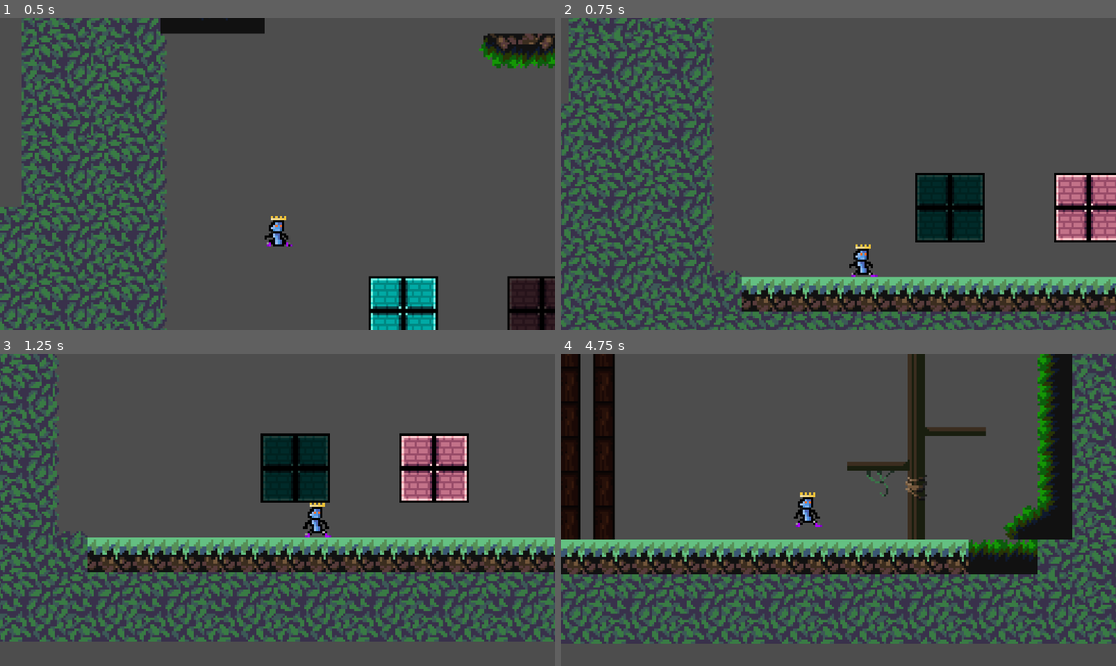
Above: before the commit, frames 1-4 (two rows, left to right).
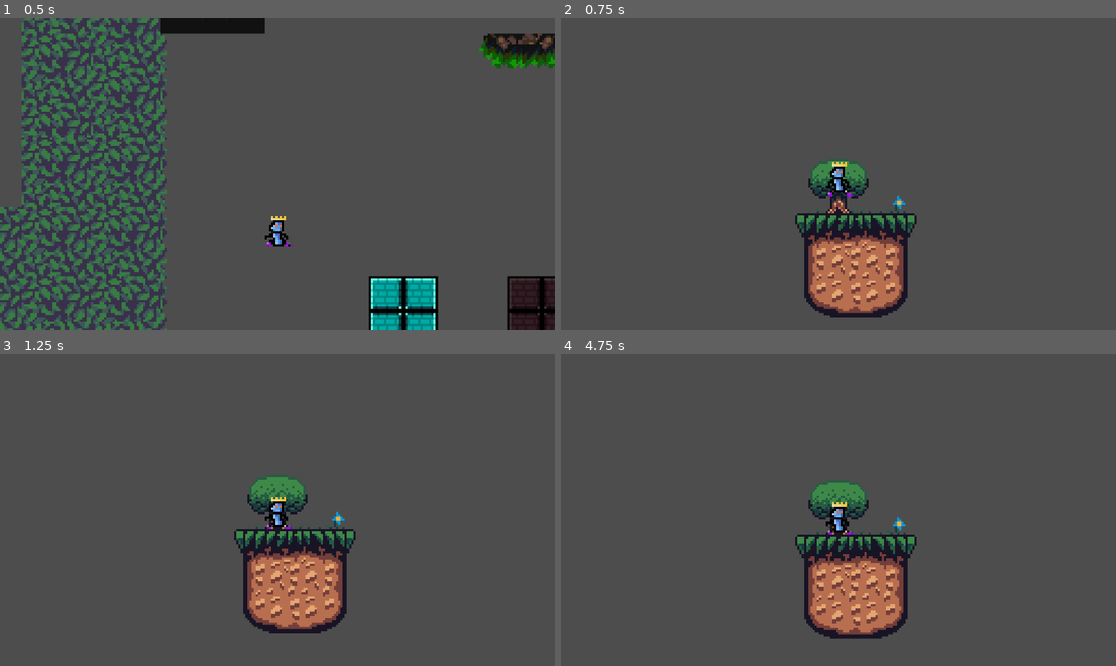
Above: after the commit, the same moments.

Repository: Sylvvs/PlatformerRhythmMaybe
Game: Godot game, scene res://Scenes/Logic/scene_handler.tscn
The game is run twice, just before and just after one commit, with the same random seed, the same clock (stepped at 60 frames per second) and the same inputs. Before the commit the project starts from res://Scenes/Levels/MossyCave.tscn.
Inputs:
- Up to frame 1 (0.5 s): no input
- Up to frame 2 (0.75 s): tap Enter (ui_accept) at 0.5, 0.6 s; hold Right (walk_right) from 0.53 s (still down)
- Up to frame 3 (1.25 s): keep holding Right (walk_right); tap C (jump) at 0.77 s
- Up to frame 4 (4.75 s): tap X (dash) at 1.35, 3.6 s; tap C (jump) at 1.52, 3.02, 3.77, 4.52 s; tap Enter (ui_accept) at 1.55, 2.1, 2.85, 3.8, 4.35 s; release Right (walk_right) at 2.03 s; hold Left (walk_left) 2.03-2.78 s; hold Right (walk_right) 2.78-4.28 s; hold Left (walk_left) from 4.28 s (still down)

Frame 1 is identical in both runs. In frame 2, 40% of the frame differs, in the area x 0-100%, y 0-100%; in frame 3, 38%; in frame 4, 43%, in the area x 0-100%, y 0-93%.

Commit message:
scene_handler forced and enter retries kinda lol

Diff:
--- a/platformer-rhythm-maybe/Scenes/Levels/level.tscn
+++ b/platformer-rhythm-maybe/Scenes/Levels/level.tscn
@@ -57,7 +57,7 @@
 [node name="level" type="Node2D"]
 
 [node name="Player" parent="." instance=ExtResource("1_7x7pb")]
-position = Vector2(10, 116)
+position = Vector2(64, -83)
 
 [node name="TileMapLayer" type="TileMapLayer" parent="."]
 tile_map_data = PackedByteArray("AAD//wgAAAAAAAAAAAAAAAgAAAABAAAAAAABAAgAAAACAAAAAAACAAgAAAACAAAAAAADAAgAAAACAAAAAAAEAA …(1424 unchanged characters)…
--- a/platformer-rhythm-maybe/Scripts/scene_handler.gd
+++ b/platformer-rhythm-maybe/Scripts/scene_handler.gd
@@ -5,6 +5,9 @@
 func _ready() -> void:
 	load_scene("MossyCave")
 
+func _process(_delta: float) -> void:
+	if Input.is_action_just_pressed("ui_accept"):
+		load_scene("level")
 
 func load_scene(scene_name: String) -> void:
 	var path = "res://Scenes/Levels/%s.tscn" % scene_name
@@ -31,10 +34,10 @@
 func _on_area_entered(area, body) -> void:
 	if not body.is_in_group("Player"):
 		return
-	print(area.next_scene)
+
 	if not area.next_scene:
 		push_error("Area2D has no next_scene!!!")
 		return
-	print("sdfg")
+
 	var next_scene = area.get("next_scene")
 	load_scene(next_scene)
--- a/platformer-rhythm-maybe/project.godot
+++ b/platformer-rhythm-maybe/project.godot
@@ -11,7 +11,7 @@
 [application]
 
 config/name="PlatformerRhythmMaybe"
-run/main_scene="uid://b018l18srfkyr"
+run/main_scene="uid://b1hqntcixxhv1"
 config/features=PackedStringArray("4.5", "Forward Plus")
 config/icon="res://icon.svg"
 
Not shown: 1 places in platformer-rhythm-maybe/Scenes/Levels/level.tscn that only renumber resources
